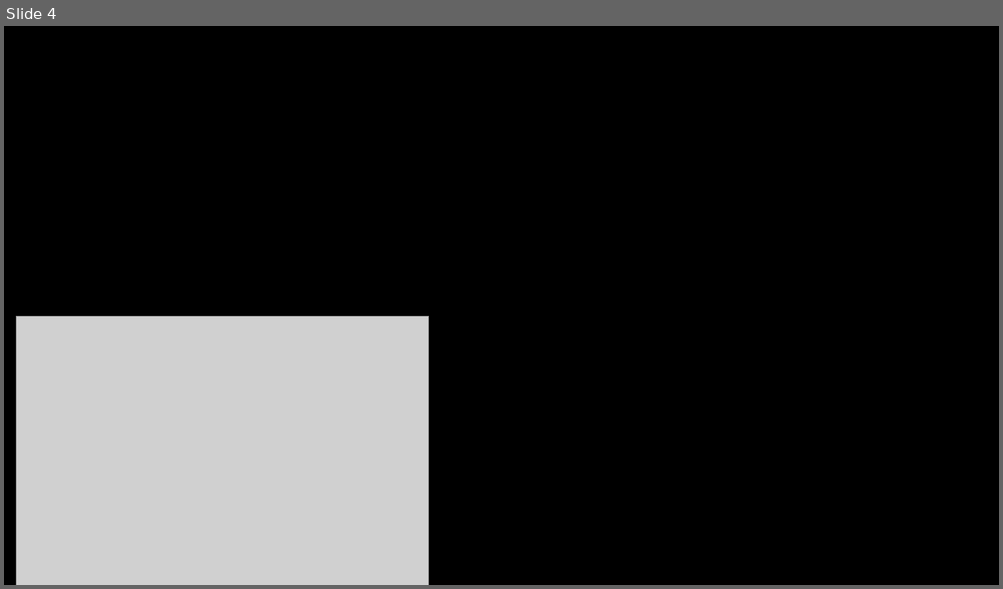
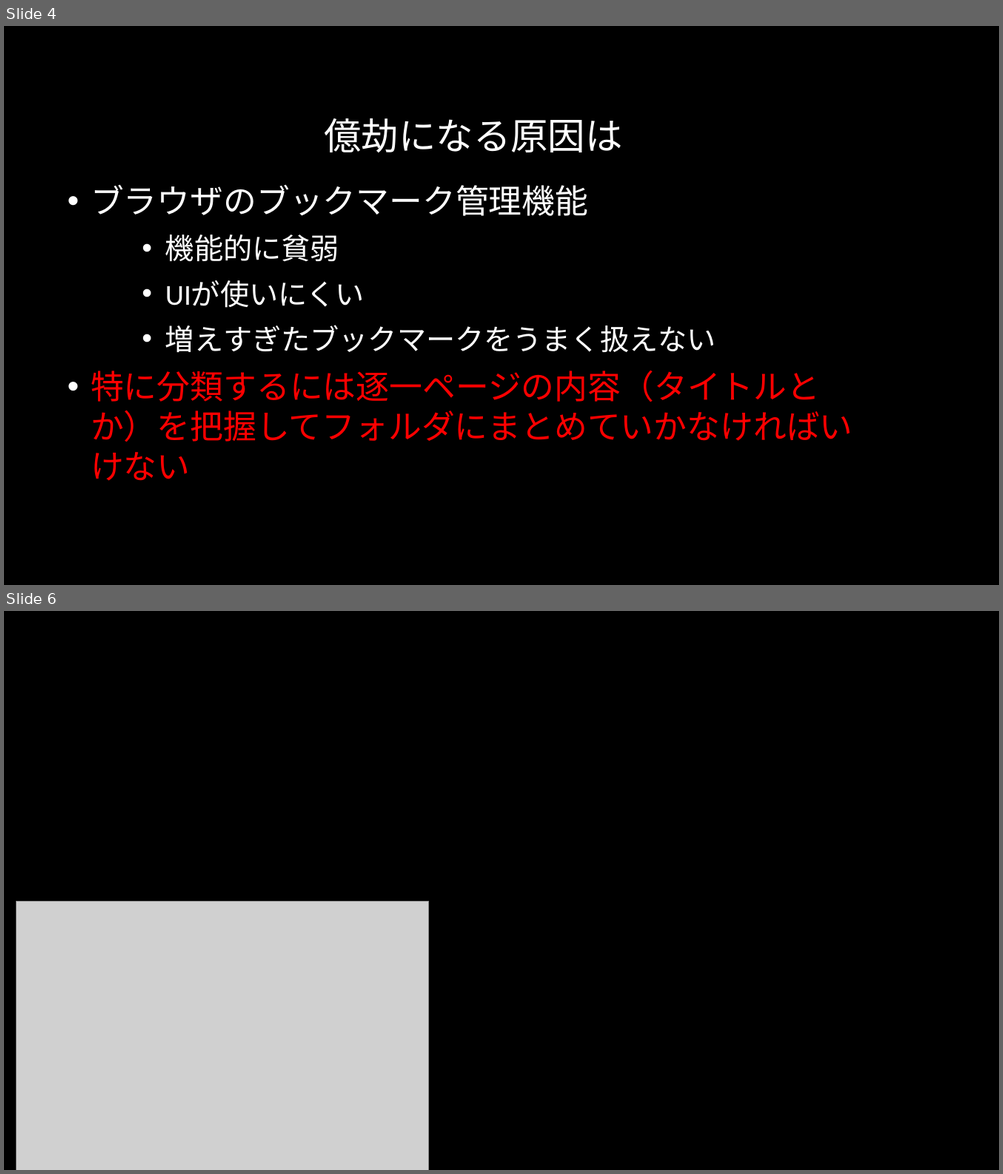
Before and after one commit to Sorarinu/ProjectP2016_F, a slide deck: production-idea/決意表明.pptx. Shown one above the other, each under a label of ours: slide 4 before the commit, slides 4 and 6 after it; the slides between them are not shown. The pictures are 1003x589 and 1003x1174 pixels, drawn with LibreOffice and Linux fonts; fonts in the diff are those of the drawing; grey boxes stand for pictures; background and template pictures are left out. Boxes give left, top, right and bottom in pixels: in the first picture for what was removed or moved away, otherwise in the second. Text is boxed around its words. In the diff, an @@ line names an element or a change of style, - is before the commit and + after.

```diff
--- a/production-idea/決意表明.pptx
+++ b/production-idea/決意表明.pptx
@@ slide 4 added at [4, 26, 999, 585], background picture (left out) @@
@@ title added at [324, 118, 622, 153], 36 pt, text #FFFFFF @@
+億劫になる原因は
@@ text added at [91, 184, 852, 481], 32 pt, text #FFFFFF @@
+• ブラウザのブックマーク管理機能
+    • 機能的に貧弱
+    • UIが使いにくい
+    • 増えすぎたブックマークをうまく扱えない
+• 特に分類するには逐一ページの内容（タイトルとか）を把握してフォルダにまとめていかなければいけない
@@ what was slide 4 is now slide 6 @@
```
Also in this commit, not shown: 4 slides changed, 1 other slide added.
